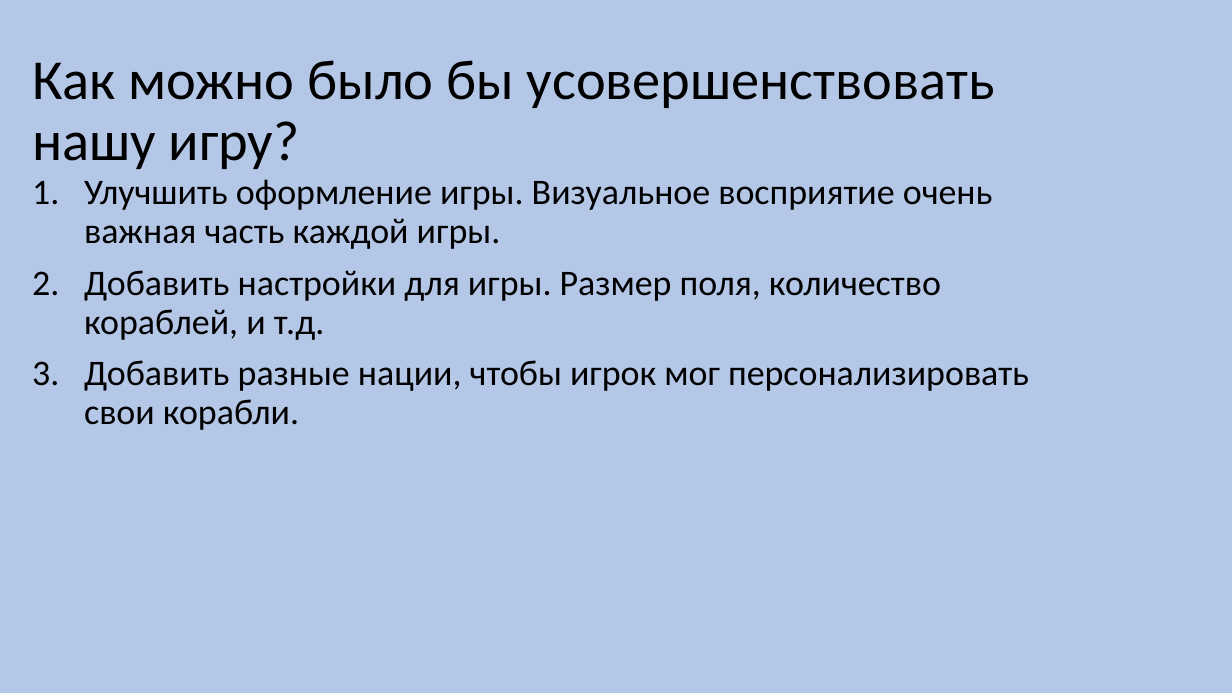
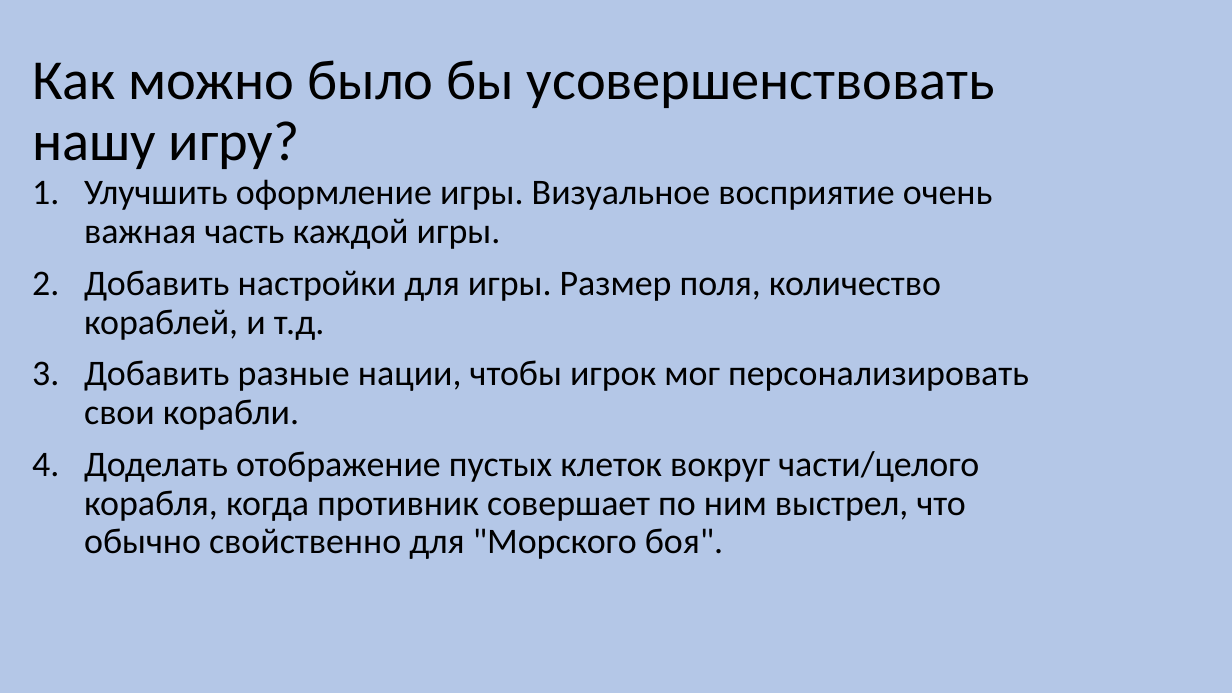
Before and after one commit to alwayskaylees/seabattle, a slide deck: slide 5 of seabattle.pptx (slide 4 before the commit). Drawn at 1232x693 pixels with LibreOffice and Linux fonts; fonts in the diff are those of the drawing. Boxes give left, top, right and bottom in pixels: in the first picture for what was removed or moved away, otherwise in the second. Text is boxed around its words. In the diff, an @@ line names an element or a change of style, - is before the commit and + after.

Commit message:
LAST VERSION

```diff
--- a/seabattle.pptx
+++ b/seabattle.pptx
@@ text at [84,451,979,559]: paragraph added @@
+4. Доделать отображение пустых клеток вокруг части/целого корабля, когда противник совершает по ним выстрел, что обычно свойственно для "Морского боя".
```
Also in this commit, not shown: 2 slides added, 1 slide removed.
